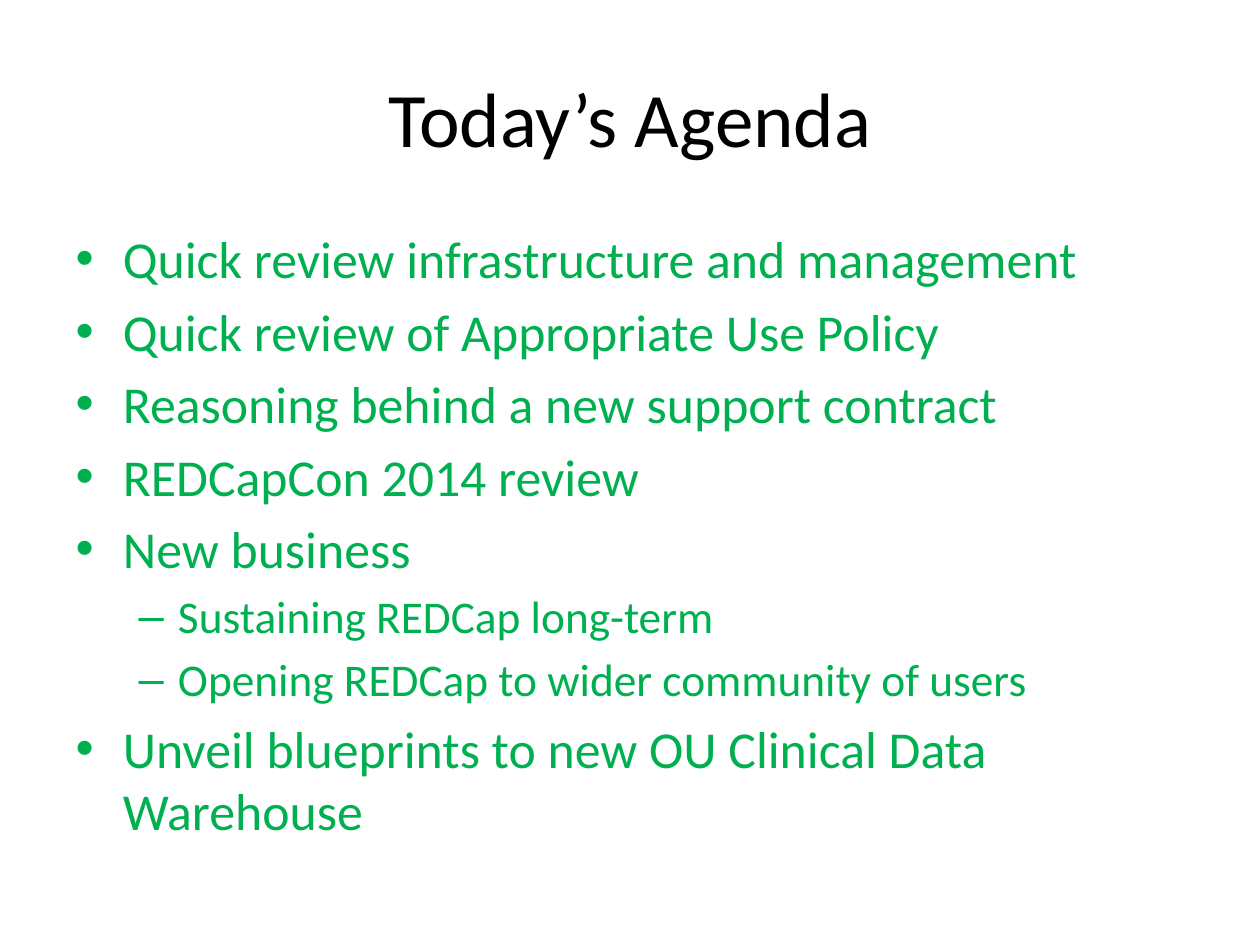
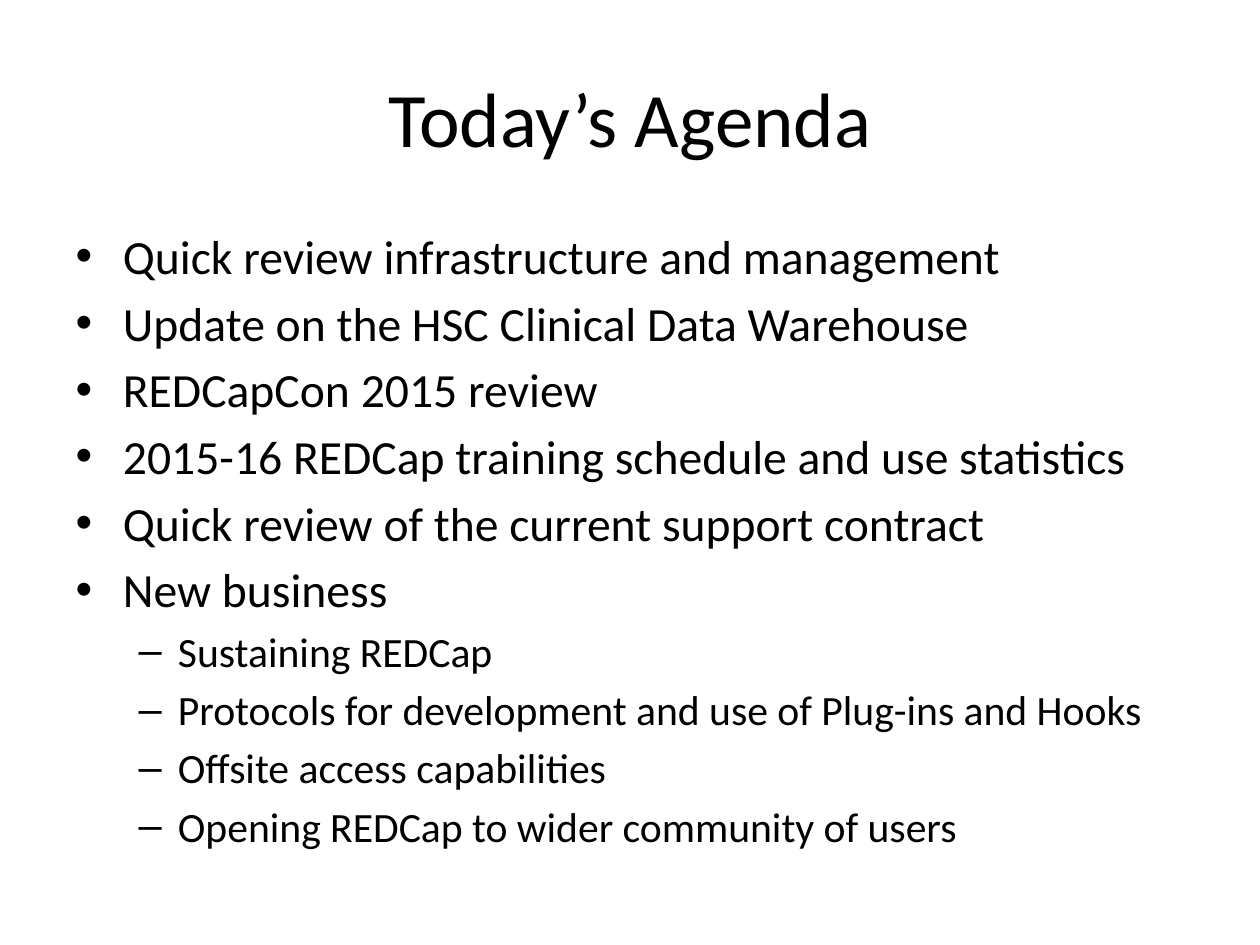
Before and after one commit to OuhscBbmc/RedcapGovernanceDocs, a slide deck: slide 3 of agendas/2016-04-redcap-governance-meeting.pptx. Drawn at 1260x945 pixels with LibreOffice and Linux fonts; fonts in the diff are those of the drawing. Boxes give left, top, right and bottom in pixels: in the first picture for what was removed or moved away, otherwise in the second. Text is boxed around its words. In the diff, an @@ line names an element or a change of style, - is before the commit and + after.

Commit message:
2016 agenda slides and support plan

```diff
--- a/agendas/2016-04-redcap-governance-meeting.pptx
+++ b/agendas/2016-04-redcap-governance-meeting.pptx
@@ text at <box>123,241,1000,849</box>: size 29.6 to 27.2 pt in "Quick review infrastructure and management", "New business"; text colour #00B050 to #000000 in "Quick review infrastructure and management", "New business", "Opening REDCap to wider community of users"; size 25.9 to 23.8 pt in "Opening REDCap to wider community of users" @@
@@ text at <box>123,308,1125,549</box>: text changed; size 29.6 to 27.2 pt; text colour #00B050 to #000000 @@
-• Quick review of Appropriate Use Policy
-• Reasoning behind a new support contract
-• REDCapCon 2014 review
+• Update on the HSC Clinical Data Warehouse
+• REDCapCon 2015 review
+• 2015-16 REDCap training schedule and use statistics
+• Quick review of the current support contract
@@ text at <box>178,638,1142,790</box>: text changed; size 25.9 to 23.8 pt; text colour #00B050 to #000000 @@
-  – Sustaining REDCap long-term
+  – Sustaining REDCap
+  – Protocols for development and use of Plug-ins and Hooks
+  – Offsite access capabilities
@@ text at <box>123,732,987,831</box>: paragraph removed @@
-• Unveil blueprints to new OU Clinical Data Warehouse
```
Also in this commit, not shown: 7 other slides changed, 9 slides added, 9 slides removed, 1 other file.
